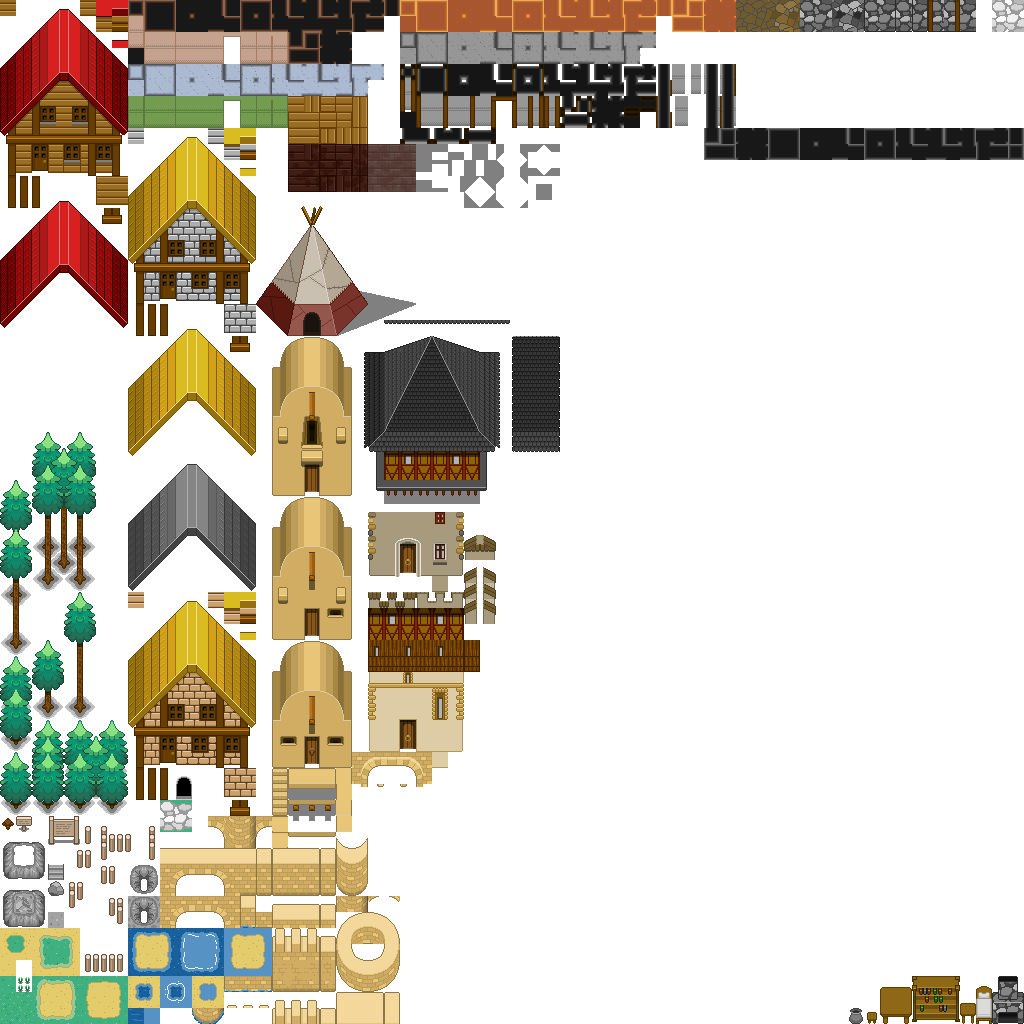
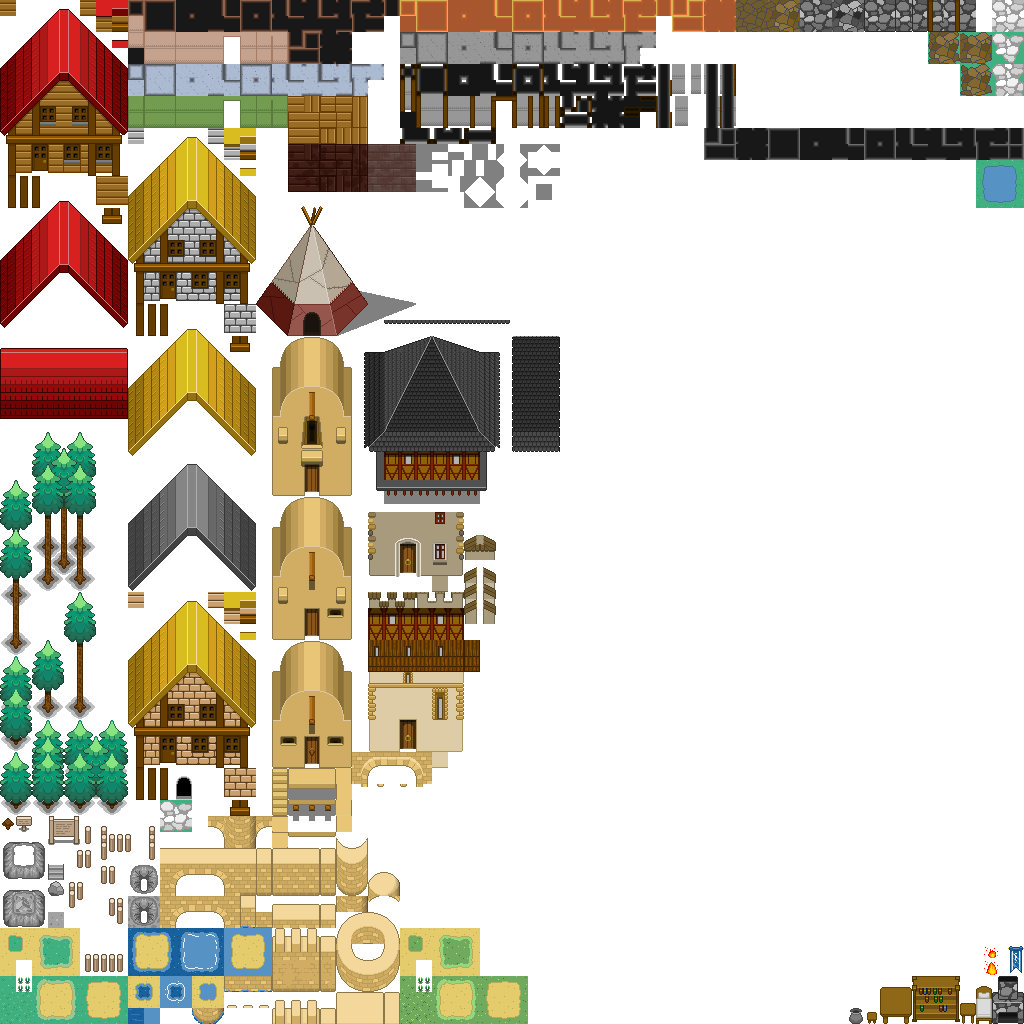
Before/after of a w=1024, h=1024 layered artwork. What changed in the layer stack:
painted on "Hintergrund" over [0, 32, 1024, 1024]
